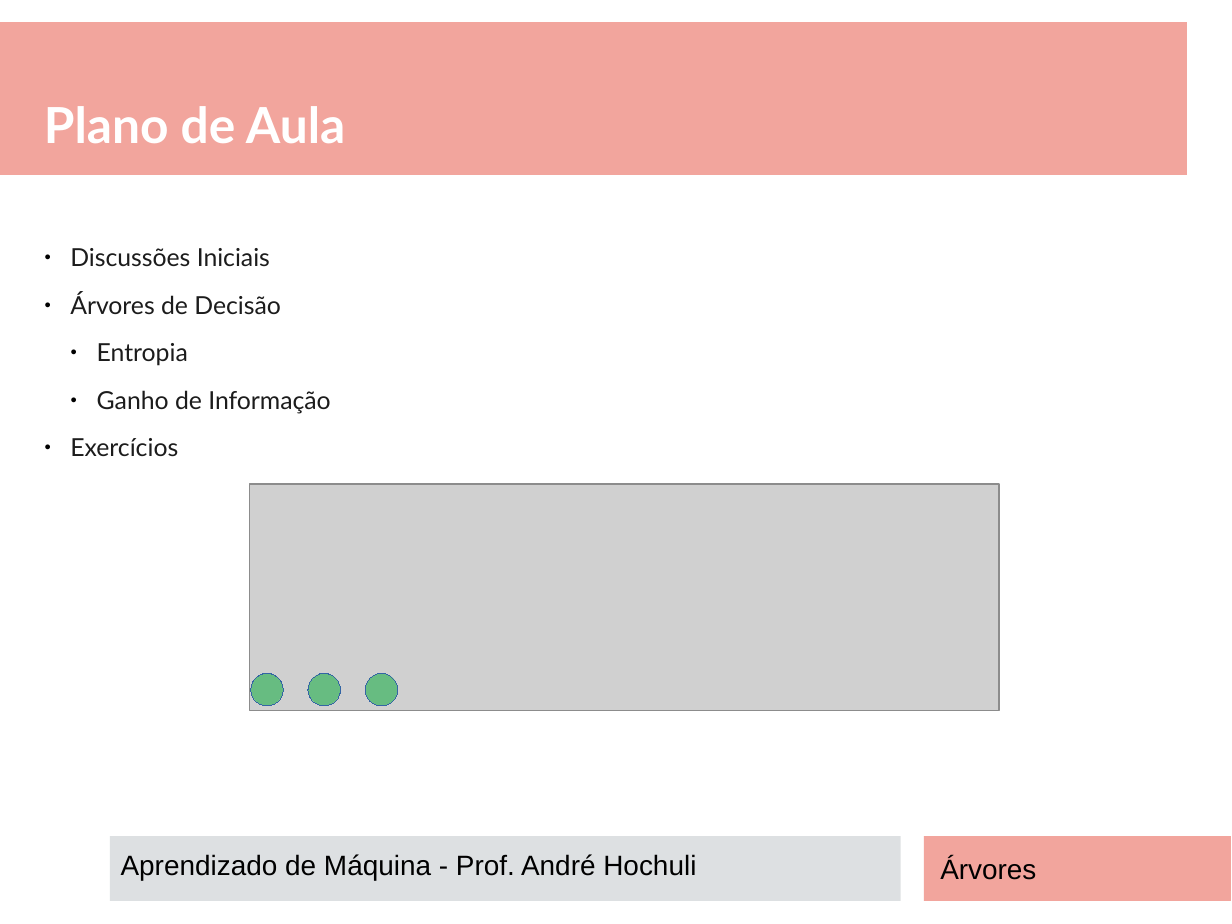
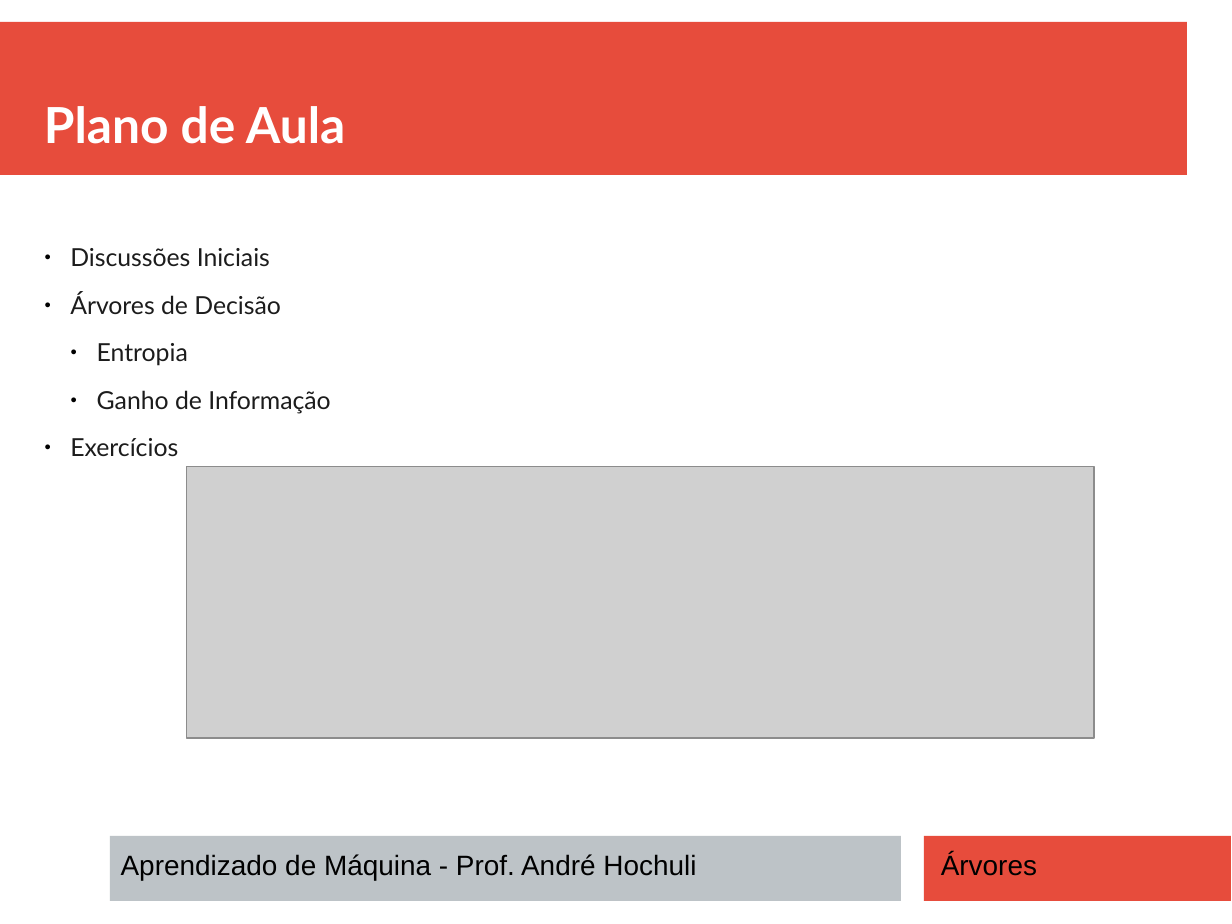
Before and after one commit to andrehochuli/teaching, a slide deck: slide 2 of AprendizadoMaquina/Tópico 02 - Aprendizado Supervisionado/ARVORES DECISÃO/Tópico 02 - Aprendizado-Supervisionado - Arvores.pptx. Drawn at 1232x924 pixels with LibreOffice and Linux fonts; fonts in the diff are those of the drawing; grey boxes stand for pictures. Boxes give left, top, right and bottom in pixels: in the first picture for what was removed or moved away, otherwise in the second. Text is boxed around its words. In the diff, an @@ line names an element or a change of style, - is before the commit and + after.

```diff
--- a/AprendizadoMaquina/Tópico 02 - Aprendizado Supervisionado/ARVORES DECISÃO/Tópico 02 - Aprendizado-Supervisionado - Arvores.pptx
+++ b/AprendizadoMaquina/Tópico 02 - Aprendizado Supervisionado/ARVORES DECISÃO/Tópico 02 - Aprendizado-Supervisionado - Arvores.pptx
@@ rectangle at [0, 22, 1187, 176]: fill #E74C3C at 50% opacity to #E74C3C @@
@@ picture: place and size @@
-picture at [250, 484, 999, 711]
+picture at [187, 467, 1094, 739]
@@ ellipse removed at [250, 673, 283, 705] @@
@@ ellipse removed at [309, 673, 341, 705] @@
@@ ellipse removed at [366, 673, 398, 705] @@
@@ rectangle at [110, 836, 901, 901]: fill #BDC3C7 at 50% opacity to #BDC3C7 @@
@@ rectangle at [925, 836, 1232, 901]: fill #E74C3C at 50% opacity to #E74C3C @@
@@ text "Árvores": place and size @@
-text "Árvores" at [940, 857, 1036, 880]
+text "Árvores" at [941, 853, 1037, 876]
```
Also in this commit, not shown: 15 other slides changed, 1 slide added, 1 other file.
